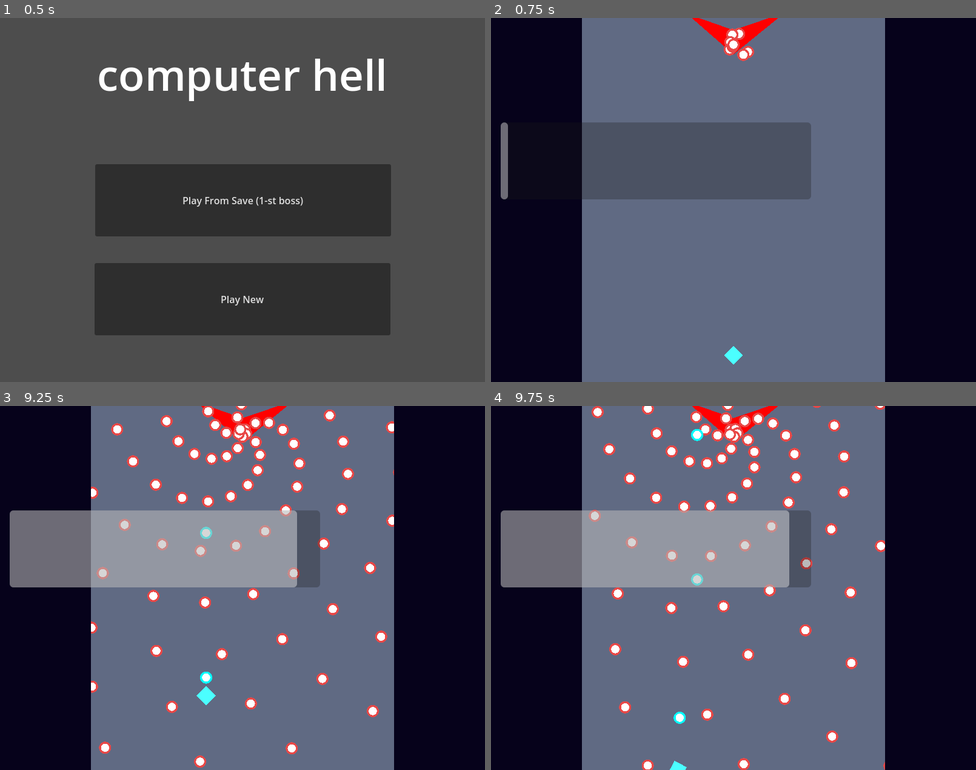
Above: before the commit, frames 1-4 (two rows, left to right).
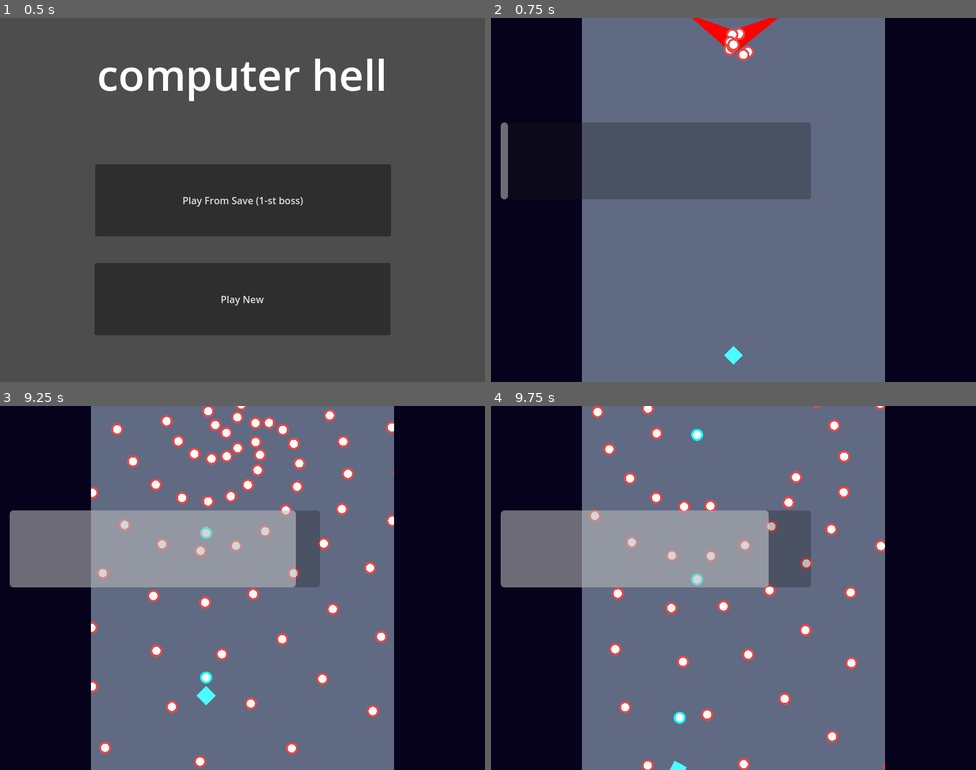
Above: after the commit, the same moments.

Repository: RainMa22/BulletHell
Game: Godot game, scene res://Scenes/Title.tscn
Same seed, same stepped clock (60 frames per second), same inputs: the game is played once before the commit and once after it.
Inputs:
- Up to frame 1 (0.5 s): no input
- Up to frame 2 (0.75 s): click "Play New" at 0.5 s
- Up to frame 3 (9.25 s): hold D (Right) 1.28-2.03 s; hold Z (Shoot) 1.28-2.03 s; hold S (Down) 2.03-2.78 s; tap Z (Shoot) every 1.5 s from 2.1 to 8.1 s; hold D (Right) 2.78-3.53 s; hold Z (Shoot) 2.78-3.53 s; hold W (Up) 3.53-4.28 s; hold Z (Shoot) 4.28-5.03 s; hold A (Left) 4.28-5.78 s; hold S (Down) 5.78-6.53 s; hold Z (Shoot) 5.78-6.53 s; hold D (Right) 6.53-7.28 s; hold W (Up) 7.28-8.03 s; hold Z (Shoot) 7.28-8.03 s; hold D (Right) 8.03-8.78 s; hold S (Down) from 8.78 s (still down); hold Z (Shoot) from 8.78 s (still down)
- Up to frame 4 (9.75 s): release S (Down) at 9.53 s; release Z (Shoot) at 9.53 s; hold A (Left) from 9.53 s (still down); tap Z (Shoot) at 9.6 s

Frame 1 is identical in both runs. In frame 3, 0.6% of the frame differs, in the area x 41-62%, y 0-84%; in frame 4, 2.7%, in the area x 36-64%, y 0-50%.

Commit message:
I-frames, boss death, and additional bullet attributes

Diff:
--- a/src/boss/Boss.gd
+++ b/src/boss/Boss.gd
@@ -54,4 +54,12 @@
 
 # HEALTH.
 func hit_by_bullet(bullet : Bullet):
-	health.health -= 1
+	health.health -= bullet.damage # Take damage.
+	if bullet.allow_invincibility_frames:
+		health.start_invincibility() # Run a invincibility time.
+
+	# TODO: Flash the player visual/other animation upon hit.
+func _on_health_on_died():
+	# TODO: magnificent death animation.
+
+	queue_free()
--- a/src/boss/Boss.tscn
+++ b/src/boss/Boss.tscn
@@ -17,3 +17,5 @@
 polygon = PackedVector2Array(0, -24, -77, -51, 0, 16, 29.6651, -8.08112, 85, -53)
 
 [node name="Health" parent="." instance=ExtResource("2_iuv1q")]
+
+[connection signal="on_died" from="Health" to="." method="_on_health_on_died"]
--- a/src/boss/attackPattern/Pattern.gd
+++ b/src/boss/attackPattern/Pattern.gd
@@ -27,7 +27,8 @@
 	return times_per_pattern - lifetime_accumulator
 
 func add_child(item: Node):
-	boss.add_child(item)
+	boss.get_parent().add_child(item)
+	item.global_position = boss.global_position
 
 func _process_pattern(delta):
 	if is_done():
--- a/src/bullet/Bullet.gd
+++ b/src/bullet/Bullet.gd
@@ -7,12 +7,15 @@
 # The bullet. #
 ###############
 
+# TODO: Different visual styles/speeds/variations for bullets, different visuals corresponding to different effects.
+
 @export var is_enemy := false
 
 # Damage stats!
 
 @export var damage := 1
 @export var should_disappear_after_collision := true
+@export var allow_invincibility_frames := true
 
 # Remember to set position, direction, and speed!
 var starting_direction := Vector2.UP
@@ -52,7 +55,7 @@
 
 
 
-# TODO: Add collision of bullet with other entities (player or enemy or boss)
+# COLLISION WITH BODIES (Player and Bosses, Enemies)
 func _on_body_entered(body):
 	collide_with_body(body)
 func _on_body_shape_entered(body_rid, body, body_shape_index, local_shape_index):
--- a/src/bullet/PlayerBullet.tscn
+++ b/src/bullet/PlayerBullet.tscn
@@ -5,6 +5,7 @@
 [node name="PlayerBullet" instance=ExtResource("1_bg76o")]
 collision_layer = 8
 collision_mask = 5
+allow_invincibility_frames = false
 
 [node name="Circle" parent="." index="0"]
 modulate = Color(0, 0.992157, 0.996078, 1)
--- a/src/health/Health.gd
+++ b/src/health/Health.gd
@@ -17,6 +17,16 @@
 
 signal on_died
 signal on_revived
+
+# I-FRAME LOGIC
+@onready var invincibility_timer = $InvincibilityTimer
+var is_invincible = false
+var invincibility_time = 0.2
+func _on_invincibility_timer_timeout():
+	is_invincible = false
+func start_invincibility() -> void:
+	is_invincible = true
+	invincibility_timer.start(invincibility_time)
 
 
 
--- a/src/health/Health.tscn
+++ b/src/health/Health.tscn
@@ -4,3 +4,7 @@
 
 [node name="Health" type="Node"]
 script = ExtResource("1_rix5u")
+
+[node name="InvincibilityTimer" type="Timer" parent="."]
+
+[connection signal="timeout" from="InvincibilityTimer" to="." method="_on_invincibility_timer_timeout"]
--- a/src/player/Player.gd
+++ b/src/player/Player.gd
@@ -97,7 +97,13 @@
 
 # HEALTH.
 func hit_by_bullet(bullet : Bullet):
-	health.health -= 1
+	health.health -= bullet.damage # Take the damage.
+	if bullet.allow_invincibility_frames:
+		health.start_invincibility() # Run a invincibility time.
+
+	# TODO: Flash the player visual/other animation upon hit.
+	# TODO: Screen shake/Screen kick
+
 # DEATH.
 func _on_health_on_died():
 	queue_free()
